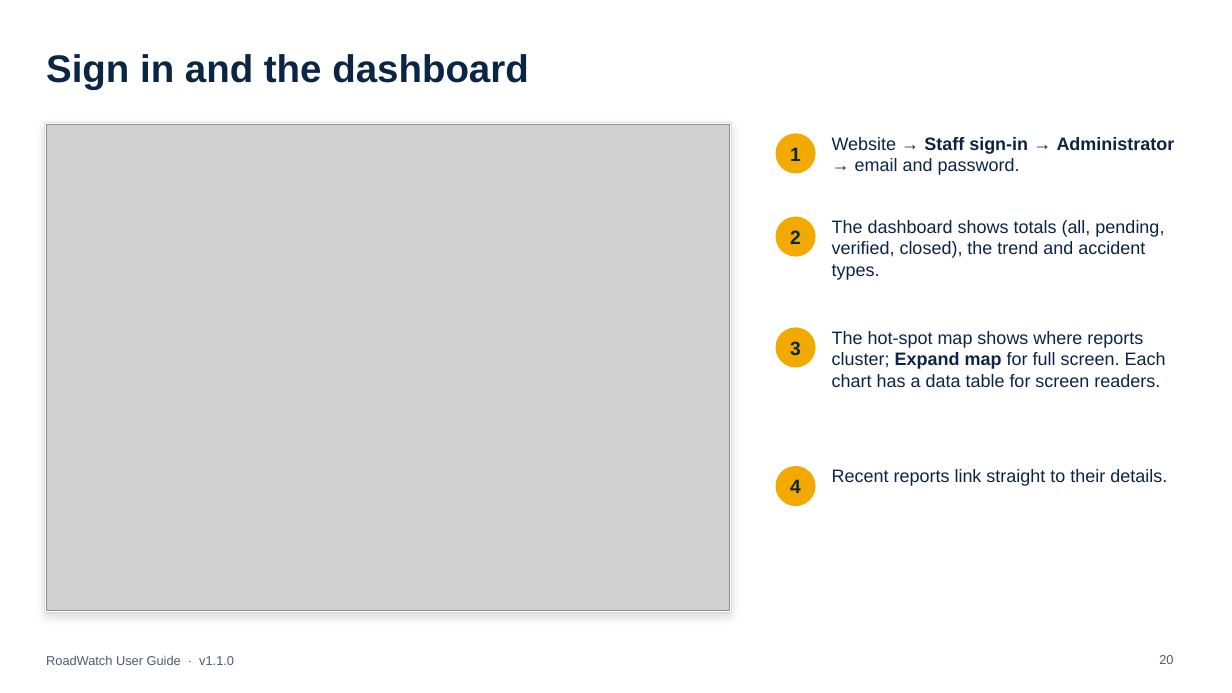
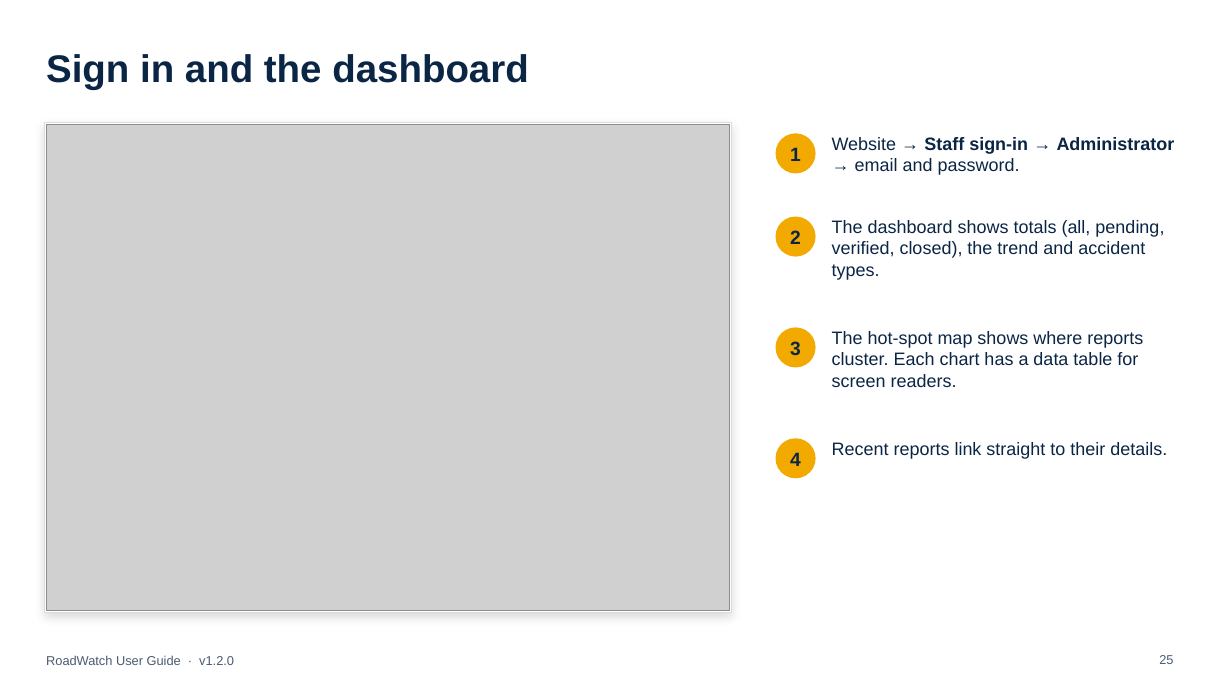
Before and after one commit to l3n8n-ocd/roadwatch, a slide deck: slide 25 of docs/user-guide/RoadWatch-User-Guide.pptx (slide 20 before the commit). Drawn at 1232x693 pixels with LibreOffice and Linux fonts; fonts in the diff are those of the drawing; grey boxes stand for pictures. Boxes give left, top, right and bottom in pixels: in the first picture for what was removed or moved away, otherwise in the second. Text is boxed around its words. In the diff, an @@ line names an element or a change of style, - is before the commit and + after.

Commit message:
docs: PowerPoint user guide v1.2.0 for every role: what is new, report priority, On duty and nearby alerts, confirm or reject on scene, Users toolbar, alert range, the Guide and Read aloud; new web and app addresses (#26)

```diff
--- a/docs/user-guide/RoadWatch-User-Guide.pptx
+++ b/docs/user-guide/RoadWatch-User-Guide.pptx
@@ text at (832,331,1143,387): text changed @@
-The hot-spot map shows where reports cluster; Expand map for full screen. Each chart has a data table for screen readers.
+The hot-spot map shows where reports cluster. Each chart has a data table for screen readers.
@@ 2 texts, 1 ellipse: place and size @@
-2 texts, 1 ellipse at (776,467,1167,506)
+2 texts, 1 ellipse at (776,439,1167,478)
@@ text at (46,655,234,665): text changed @@
-RoadWatch User Guide · v1.1.0
+RoadWatch User Guide · v1.2.0
@@ page number at (1159,655,1173,664): text changed @@
-20
+25
```
Also in this commit, not shown: 29 other slides changed, 9 slides added, 1 slide removed, 1 other file.
